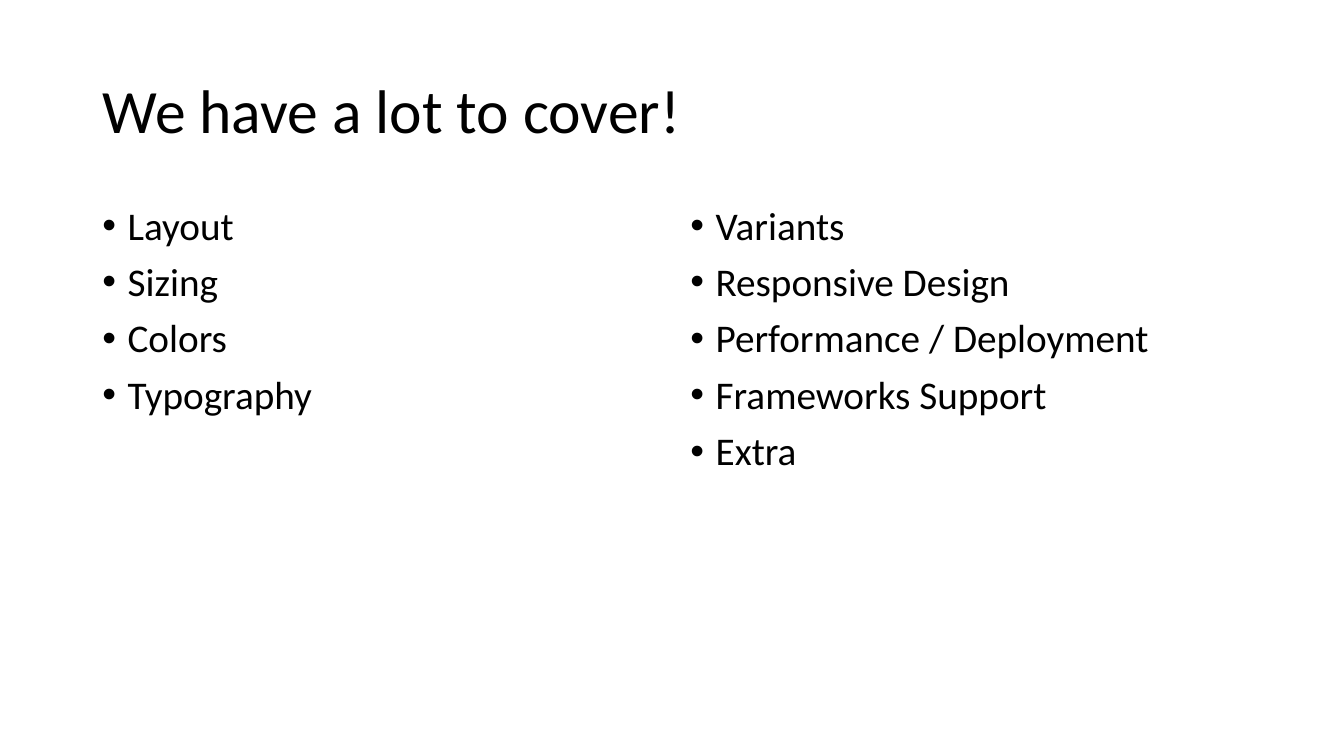
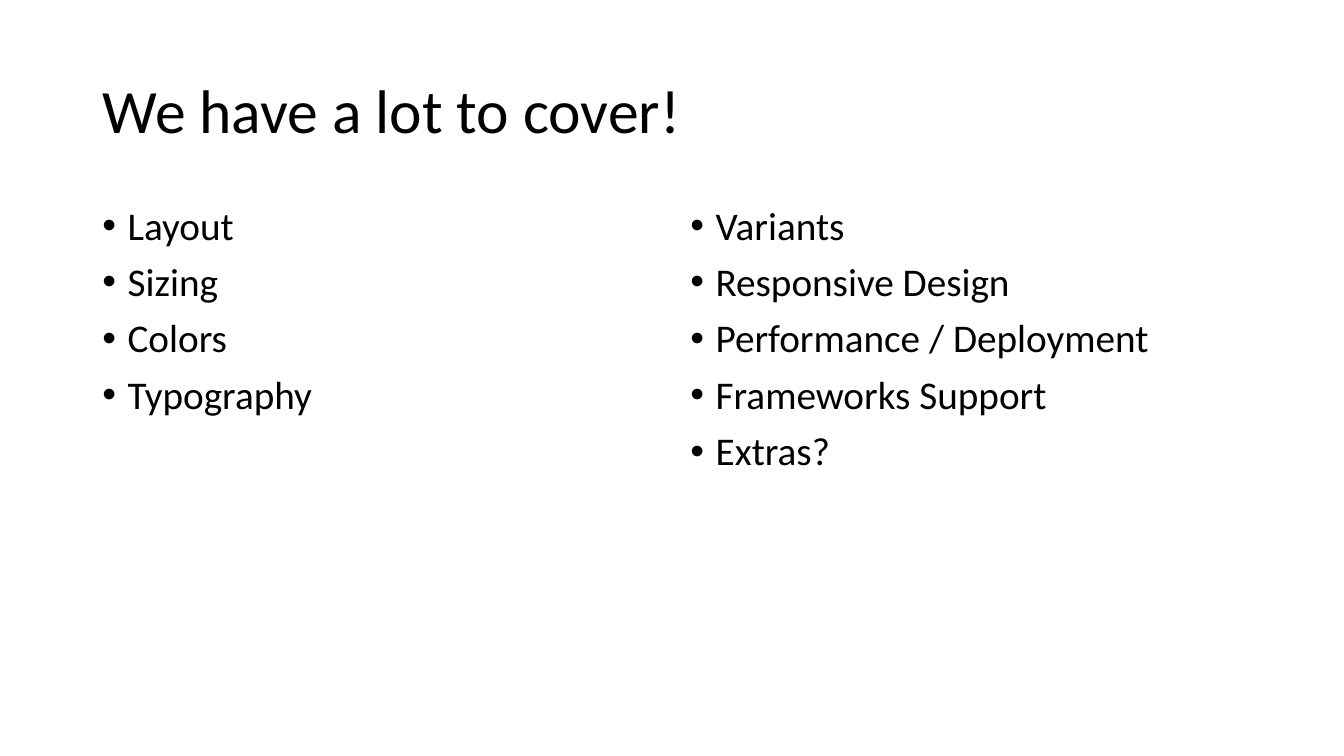
Before and after one commit to 1kevgriff/TailwindEssentials, a slide deck: slide 9 of Slides/Tailwind Essentials.pptx (slide 10 before the commit). Drawn at 1344x756 pixels with LibreOffice and Linux fonts; fonts in the diff are those of the drawing. Boxes give left, top, right and bottom in pixels: in the first picture for what was removed or moved away, otherwise in the second. Text is boxed around its words. In the diff, an @@ line names an element or a change of style, - is before the commit and + after.

Commit message:
update slides

```diff
--- a/Slides/Tailwind Essentials.pptx
+++ b/Slides/Tailwind Essentials.pptx
@@ text at (716, 438, 830, 466): text changed @@
-• Extra
+• Extras?
```
Also in this commit, not shown: 1 slide removed.
